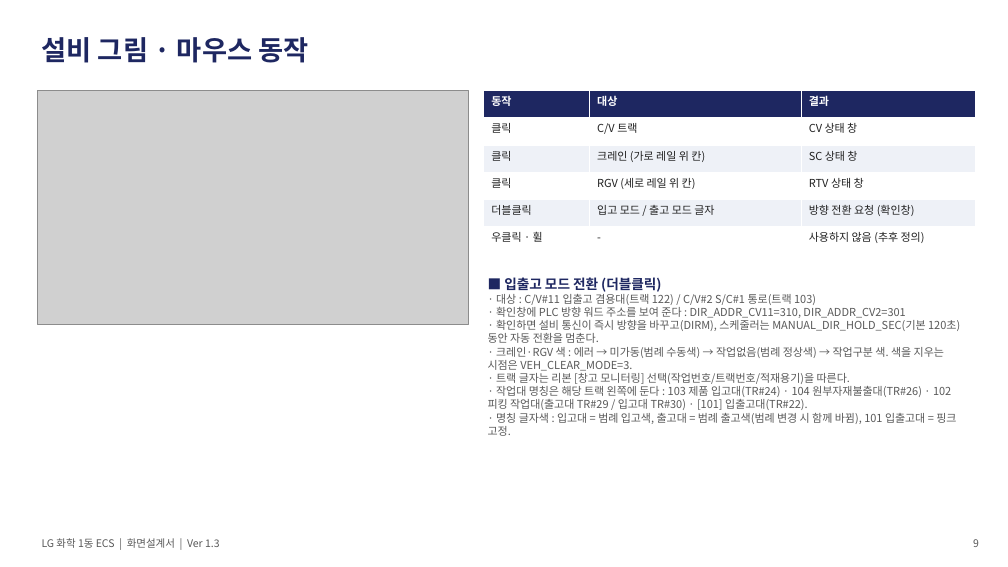
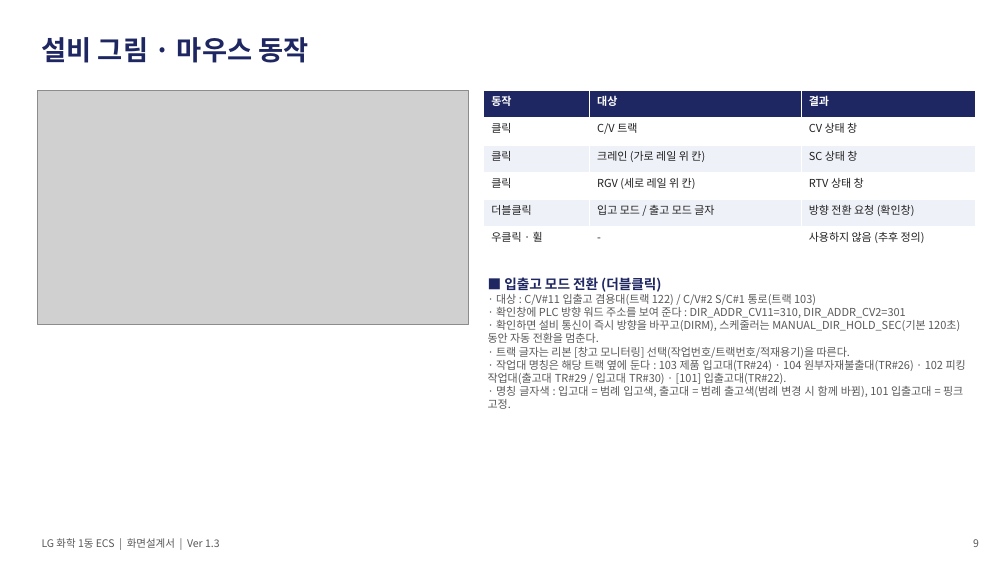
Before and after one commit to yeorijby-coder/LGLS_ALL, a slide deck: slide 9 of docs/산출물_20260921/06_ECS_화면설계서.pptx. Drawn at 1008x567 pixels with LibreOffice and Linux fonts; fonts in the diff are those of the drawing; grey boxes stand for pictures. Boxes give left, top, right and bottom in pixels: in the first picture for what was removed or moved away, otherwise in the second. Text is boxed around its words. In the diff, an @@ line names an element or a change of style, - is before the commit and + after.

```diff
--- a/docs/산출물_20260921/06_ECS_화면설계서.pptx
+++ b/docs/산출물_20260921/06_ECS_화면설계서.pptx
@@ text at (488,347,944,371): paragraph removed @@
-· 크레인·RGV 색 : 에러 → 미가동(범례 수동색) → 작업없음(범례 정상색) → 작업구분 색. 색을 지우는 시점은 VEH_CLEAR_MODE=3.
@@ text at (488,360,966,384): text changed @@
-· 작업대 명칭은 해당 트랙 왼쪽에 둔다 : 103 제품 입고대(TR#24) · 104 원부자재불출대(TR#26) · 102 피킹 작업대(출고대 TR#29 / 입고대 TR#30) · [101] 입출고대(TR#22).
+· 작업대 명칭은 해당 트랙 옆에 둔다 : 103 제품 입고대(TR#24) · 104 원부자재불출대(TR#26) · 102 피킹 작업대(출고대 TR#29 / 입고대 TR#30) · [101] 입출고대(TR#22).
```
Also in this commit, not shown: 7 other slides changed, 13 other files.
